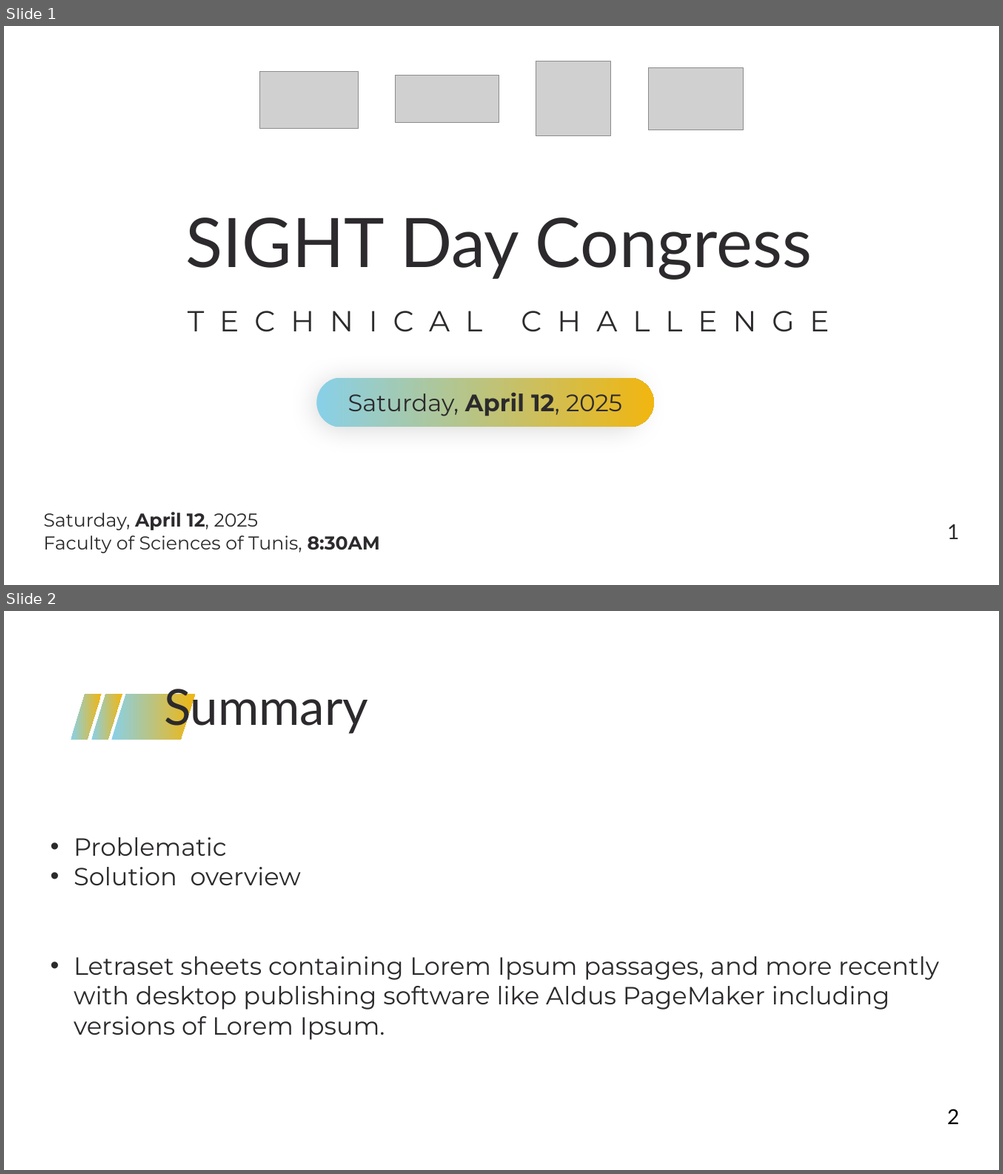
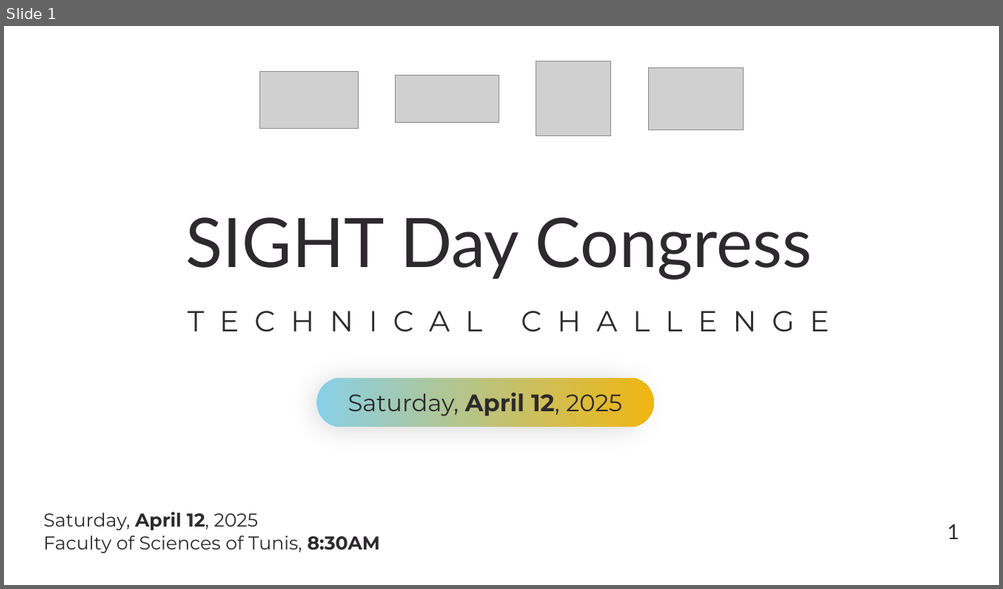
Before and after one commit to malekboubahri2/sdc, a slide deck: SDC.pptx. Shown one above the other, each under a label of ours: slides 1 and 2 before the commit, slide 1 after it. The pictures are 1003x1174 and 1003x589 pixels, drawn with LibreOffice and Linux fonts; fonts in the diff are those of the drawing; grey boxes stand for pictures; background and template pictures are left out. Boxes give left, top, right and bottom in pixels: in the first picture for what was removed or moved away, otherwise in the second. Text is boxed around its words. In the diff, an @@ line names an element or a change of style, - is before the commit and + after.

```diff
--- a/SDC.pptx
+++ b/SDC.pptx
@@ slide 2 removed at (x1=4, y1=611, x2=999, y2=1170), background picture (left out) @@
@@ group removed at (x1=71, y1=689, x2=368, y2=739): 3 parallelograms, 1 text @@
-Summary
@@ text removed at (x1=74, y1=837, x2=939, y2=1040) @@
-• Problematic
-• Solution overview
-• Letraset sheets containing Lorem Ipsum passages, and more recently with desktop publishing software like Aldus PageMaker including versions of Lorem Ipsum.
@@ page number removed at (x1=947, y1=1109, x2=959, y2=1125) @@
-2
```
Also in this commit, not shown: 1 slide added, 1 other file.
